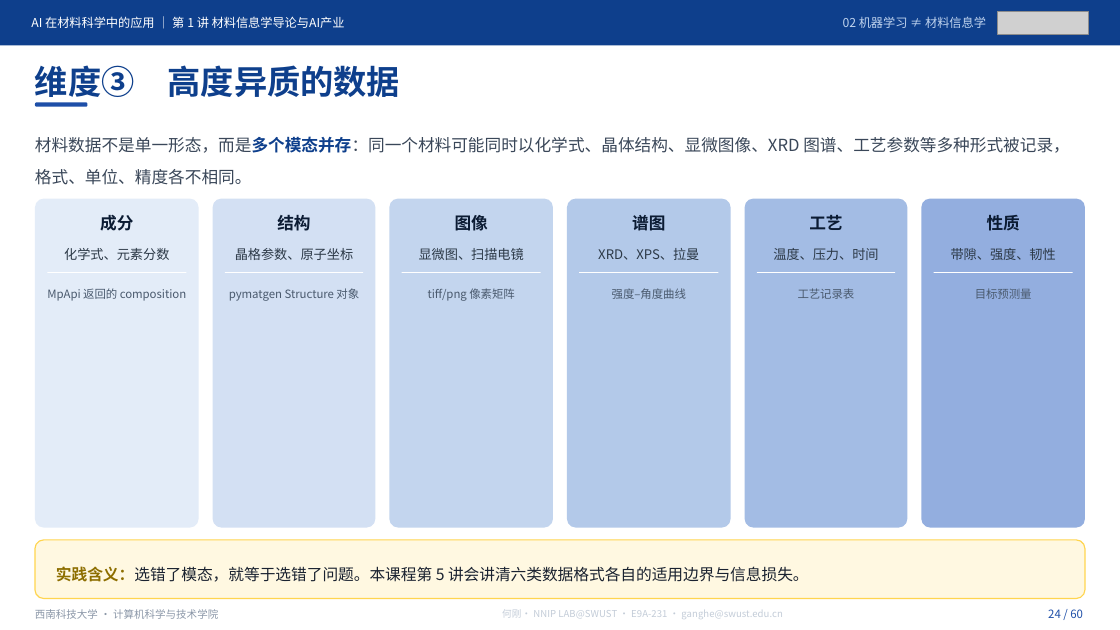
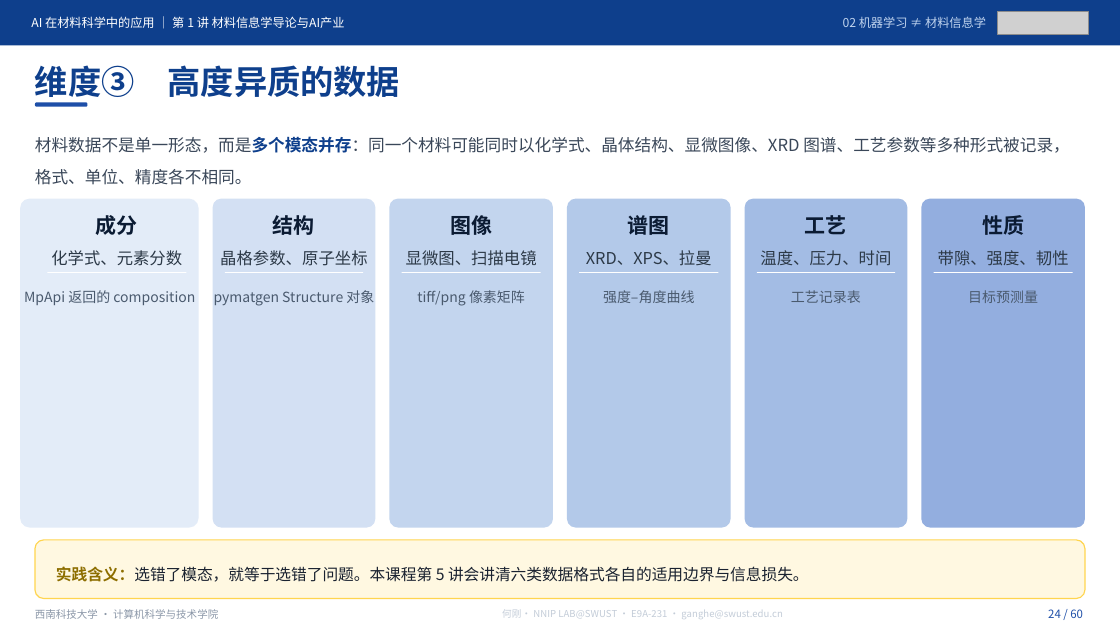
Before and after one commit to cosfrist/Applications-of-Artificial-Intelligence-in-Materials-Science-SWUST, a slide deck: slide 24 of lectures/01-材料信息学导论与AI产业/AI在材料科学中的应用-第1讲 材料信息学导论与AI产业-V5.pptx. Drawn at 1120x630 pixels with LibreOffice and Linux fonts; fonts in the diff are those of the drawing; grey boxes stand for pictures. Boxes give left, top, right and bottom in pixels: in the first picture for what was removed or moved away, otherwise in the second. Text is boxed around its words. In the diff, an @@ line names an element or a change of style, - is before the commit and + after.

```diff
--- a/lectures/01-材料信息学导论与AI产业/AI在材料科学中的应用-第1讲 材料信息学导论与AI产业-V5.pptx
+++ b/lectures/01-材料信息学导论与AI产业/AI在材料科学中的应用-第1讲 材料信息学导论与AI产业-V5.pptx
@@ rounded rectangle: place and size @@
-rounded rectangle at bbox=[35, 198, 199, 528]
+rounded rectangle at bbox=[20, 198, 198, 528]
@@ size 14.2 to 18 pt in 6 elements at bbox=[96, 215, 138, 235], bbox=[273, 215, 315, 235], bbox=[450, 212, 492, 238], bbox=[628, 212, 670, 238], bbox=[805, 215, 847, 235], bbox=[982, 215, 1024, 235] @@
@@ size 11.2 to 14 pt in 6 elements at bbox=[51, 250, 182, 266], bbox=[220, 250, 367, 266], bbox=[406, 250, 537, 266], bbox=[586, 250, 712, 265], bbox=[760, 250, 891, 265], bbox=[938, 250, 1069, 266] @@
@@ size 9.8 to 12 pt in 6 elements at bbox=[214, 290, 374, 306], bbox=[417, 290, 525, 306], bbox=[603, 290, 694, 303], bbox=[791, 290, 861, 303], bbox=[968, 290, 1038, 303], bbox=[24, 290, 195, 305] @@
@@ text "MpApi 返回的 composition": place and size @@
-text "MpApi 返回的 composition" at bbox=[47, 288, 186, 301]
+text "MpApi 返回的 composition" at bbox=[24, 290, 195, 305]
```
Also in this commit, not shown: 11 other slides changed, 5 other files.
